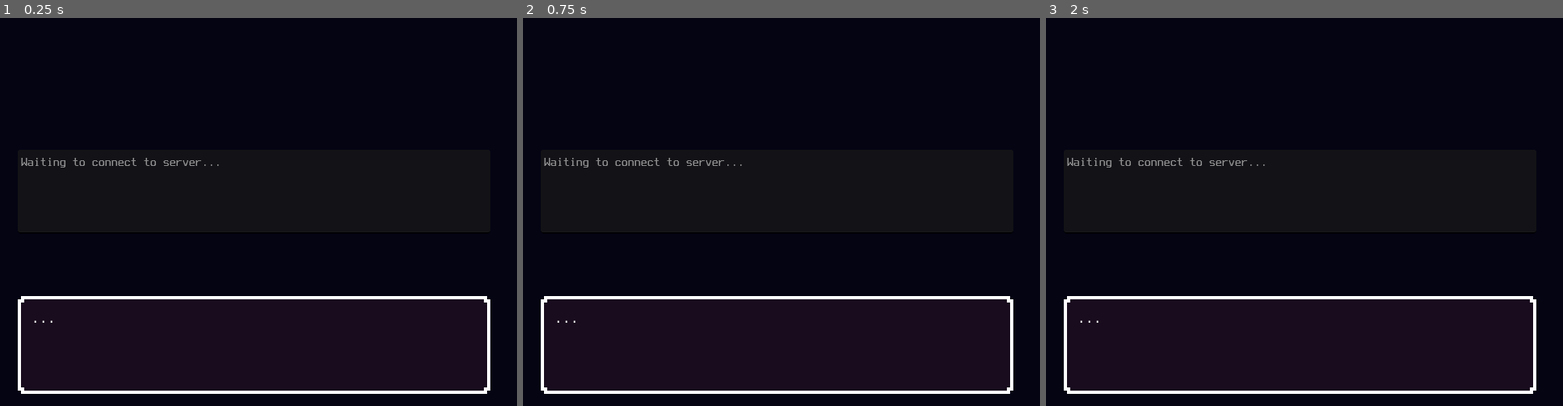
Above: before the commit, frames 1-3 (left to right).
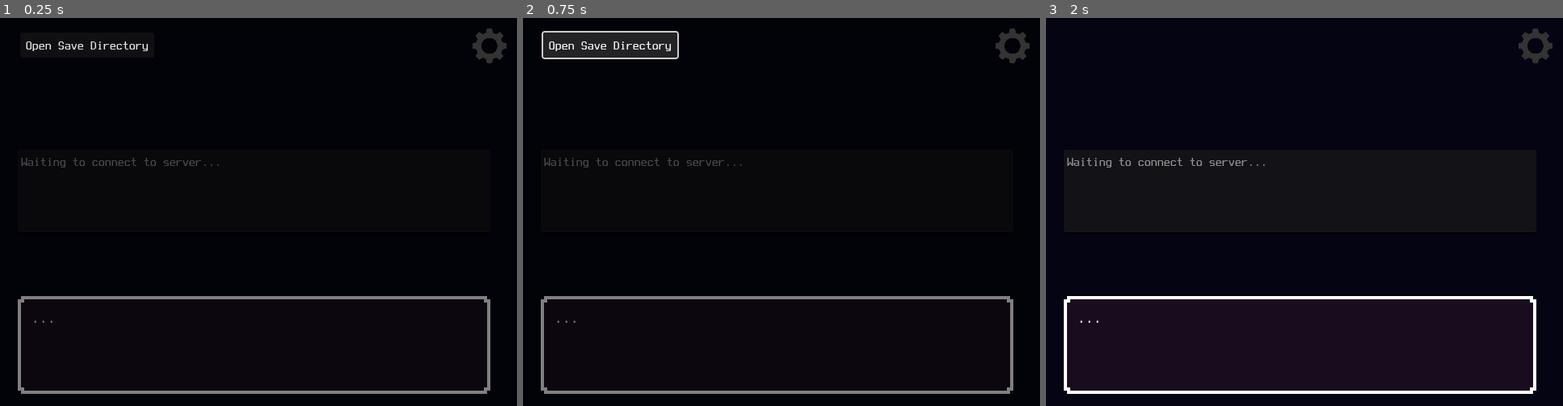
Above: after the commit, the same moments.

Repository: tchorne/NikoChat
Game: Godot game, scene res://main.tscn
Same seed, same stepped clock (60 frames per second), same inputs: the game is played once before the commit and once after it.
Inputs (mouse positions are in pixels of both pictures, inside the frame that each line leads up to):
- Up to frame 1 (0.25 s): no input
- Up to frame 2 (0.75 s): click (610, 45) at 0.5 s, where only the run after the commit has a clickable "Open Save Directory"
- Up to frame 3 (2 s): click (1537, 45) at 1.27 s

The runs differ from the first frame. In frame 1, 2.5% of the frame differs, in the area x 3-98%, y 2-97%; in frame 2, 4.3%; in frame 3, 0.3%.
Error after the commit: Attempt to call function 'list_dir_begin' in base 'null instance' on a null instance. (res://CharacterSprites.gd:53)

Commit message:
Add image loading

Diff:
--- a/NikoChat/CharacterAnimator.gd
+++ b/NikoChat/CharacterAnimator.gd
@@ -3,6 +3,7 @@
 @export var label: RichTextLabel
 @export var portrait: TextureRect
 @export var sound: AudioStreamPlayer
+@export var thinking: Label
 
 const TIME_BETWEEN_CHARS = 1.0/40
 const FAST_SPEED = 1.0/80
@@ -15,7 +16,17 @@
 var time_until_next_sound = SOUND_SPEED
 var speed = FAST_SPEED
 
-func update_text(text):
+var emotion: String = ""
+
+func update_text(text: String):
+	if text.begins_with("<"):
+		emotion = text.substr(1, text.find(">"))
+		print("Emotion Detected: " + emotion)
+		text.trim_prefix("<" + emotion + ">")
+	else:
+		emotion = "neutral"
+
+
 	animating = true
 	label.visible_characters = 0
 	label.text = text
@@ -27,9 +38,18 @@
 
 func update_portrait():
 	var old_texture = portrait.texture
-	if CharacterSprites.images.size() >= 2:
-		while portrait.texture == old_texture:
-			portrait.texture = CharacterSprites.images.pick_random()
+
+	var images = CharacterSprites.get_sprites_for_emotion(emotion)
+
+	print(images)
+
+	if images.size() >= 2:
+		#while portrait.texture == old_texture:
+		portrait.texture = images.pick_random()
+	elif images.size() == 1:
+		portrait.texture = images[0]
+
+
 
 func _process(delta):
 	if animating:
@@ -52,8 +72,9 @@
 	update_text(get_node("../TextEdit").text)
 
 
-func _on_text_edit_message_sent(message):
-	update_text(message)
+func _on_text_edit_message_sent(_message):
+	thinking.visible = true
 
 func _on_connection_manager_server_response(response):
+	thinking.visible = false
 	update_text(response)
--- a/NikoChat/CharacterSprites.gd
+++ b/NikoChat/CharacterSprites.gd
@@ -15,15 +15,64 @@
 	"_speak",
 	]
 
+const EMOTIONS = [
+	"fun",
+	"neutral",
+	"sadness",
+	"worry",
+	"surprise",
+	"love",
+	"relief",
+	"boredom",
+	"anger",
+]
+
+const EXPRESSION_REDIRECTS = {
+	"happiness": "fun",
+	"enthusiasm": "fun",
+	"hate": "anger",
+	"empty": "sadness",
+
+}
+
 var images: Array[Texture] = []
+var emotion_to_image_array: Dictionary = {}
 var dict = {}
 
 func _ready():
+
 	#for e in expressions:
 	#	var image = load(path_prefix + e + path_suffix)
 	#	images.append(image)
 	#	dict[e.lstrip("_")] = image
+
 	refresh_sprites()
 
+func load_sprites_for_emotion(emotion: String):
+	var dir = DirAccess.open("user://images/".path_join(emotion))
+	dir.list_dir_begin()
+	emotion_to_image_array[emotion] = []
+
+	while true:
+		var file = dir.get_next()
+		if file == "":
+			break
+		elif not file.begins_with("."):
+			var path = OS.get_user_data_dir().path_join("images").path_join(emotion).path_join(file)
+			var image = Image.new()
+			image.load(path)
+			emotion_to_image_array[emotion].append(ImageTexture.create_from_image(image))
+	dir.list_dir_end()
+
+func get_sprites_for_emotion(emotion: String):
+	if emotion in EXPRESSION_REDIRECTS:
+		emotion = EXPRESSION_REDIRECTS[emotion]
+
+	if not emotion_to_image_array[emotion].is_empty():
+		return emotion_to_image_array[emotion]
+	else:
+		return emotion_to_image_array["neutral"]
+
 func refresh_sprites():
-	var _data = SaveManager.get_save()
+	for e in EMOTIONS:
+		load_sprites_for_emotion(e)
--- a/NikoChat/SaveManager.gd
+++ b/NikoChat/SaveManager.gd
@@ -29,6 +29,9 @@
 	},
 }
 
+func _ready():
+	make_directories()
+
 func get_save() -> Dictionary:
 	if !FileAccess.file_exists(FILENAME):
 		var f = FileAccess.open(FILENAME, FileAccess.WRITE)
@@ -44,6 +47,23 @@
 		if not parse_result:
 			print_debug("JSON error in savedata")
 		return json.get_data()
+
+func make_directories():
+	var dir = DirAccess.open("user://")
+	dir.make_dir("images")
+	dir.make_dir("images/fun")
+	dir.make_dir("images/neutral")
+	dir.make_dir("images/sadness")
+	dir.make_dir("images/worry")
+	dir.make_dir("images/surprise")
+	dir.make_dir("images/love")
+	dir.make_dir("images/relief")
+	#dir.make_dir("images/happiness") fun
+	# dir.make_dir("images/empty") sadness
+	dir.make_dir("images/boredom")
+	# dir.make_dir("images/enthusiasm") fun
+	dir.make_dir("images/anger")
+	# dir.make_dir("images/hate") anger
 
 func save(data: Dictionary):
 
--- /dev/null
+++ b/NikoChat/Settings.gd
@@ -0,0 +1,9 @@
+extends Control
+
+
+func _on_texture_button_pressed():
+	visible = not visible
+
+
+func _on_savedir_pressed():
+	OS.shell_show_in_file_manager(OS.get_user_data_dir())
--- a/NikoChat/main.tscn
+++ b/NikoChat/main.tscn
@@ -6,6 +6,8 @@
 [ext_resource type="AudioStream" uid="uid://ckit2krbgy5l5" path="res://assets/talk.wav" id="3_4t47r"]
 [ext_resource type="Script" path="res://TextEdit.gd" id="4_21vyc"]
 [ext_resource type="FontFile" uid="uid://r80xo1dwaoqa" path="res://assets/TerminusTTF-Bold-4.49.3.ttf" id="4_j4ynn"]
+[ext_resource type="Script" path="res://Settings.gd" id="6_2ejds"]
+[ext_resource type="Texture2D" uid="uid://dib1hoj087xxy" path="res://assets/gear.png" id="7_xbu0n"]
 
 [node name="Main" type="Node"]
 
@@ -26,7 +28,7 @@
 grow_vertical = 2
 color = Color(0.0156863, 0.0156863, 0.0745098, 1)
 
-[node name="Character" type="Control" parent="Chat" node_paths=PackedStringArray("label", "portrait", "sound")]
+[node name="Character" type="Control" parent="Chat" node_paths=PackedStringArray("label", "portrait", "sound", "thinking")]
 layout_mode = 1
 anchors_preset = 15
 anchor_right = 1.0
@@ -37,6 +39,7 @@
 label = NodePath("TextBox/RichTextLabel")
 portrait = NodePath("TextBox/Portrait")
 sound = NodePath("AudioStreamPlayer")
+thinking = NodePath("TextBox/Thinking")
 
 [node name="TextBox" parent="Chat/Character" instance=ExtResource("2_ddnru")]
 layout_mode = 1
@@ -50,6 +53,9 @@
 offset_bottom = -15.0
 grow_horizontal = 2
 grow_vertical = 0
+
+[node name="Thinking" parent="Chat/Character/TextBox" index="4"]
+visible = false
 
 [node name="AudioStreamPlayer" type="AudioStreamPlayer" parent="Chat/Character"]
 stream = ExtResource("3_4t47r")
@@ -83,10 +89,51 @@
 wrap_mode = 1
 script = ExtResource("4_21vyc")
 
+[node name="Settings" type="Control" parent="."]
+layout_mode = 3
+anchors_preset = 15
+anchor_right = 1.0
+anchor_bottom = 1.0
+grow_horizontal = 2
+grow_vertical = 2
+script = ExtResource("6_2ejds")
+
+[node name="ColorRect" type="ColorRect" parent="Settings"]
+layout_mode = 1
+anchors_preset = 15
+anchor_right = 1.0
+anchor_bottom = 1.0
+grow_horizontal = 2
+grow_vertical = 2
+color = Color(0, 0, 0, 0.501961)
+
+[node name="savedir" type="Button" parent="Settings"]
+layout_mode = 0
+offset_left = 25.0
+offset_top = 18.0
+offset_right = 191.0
+offset_bottom = 49.0
+theme_override_fonts/font = ExtResource("4_j4ynn")
+text = "Open Save Directory"
+
+[node name="TextureButton" type="TextureButton" parent="."]
+anchors_preset = 1
+anchor_left = 1.0
+anchor_right = 1.0
+offset_left = -69.0
+offset_bottom = 69.0
+grow_horizontal = 0
+texture_normal = ExtResource("7_xbu0n")
+ignore_texture_size = true
+stretch_mode = 0
+
 [node name="ConnectionManager" type="Node" parent="."]
 script = ExtResource("1_onaeo")
 
+[connection signal="message_sent" from="Chat/MessageSending/TextEdit" to="Chat/Character" method="_on_text_edit_message_sent"]
 [connection signal="message_sent" from="Chat/MessageSending/TextEdit" to="ConnectionManager" method="_on_text_edit_message_sent"]
+[connection signal="pressed" from="Settings/savedir" to="Settings" method="_on_savedir_pressed"]
+[connection signal="pressed" from="TextureButton" to="Settings" method="_on_texture_button_pressed"]
 [connection signal="server_connected" from="ConnectionManager" to="Chat/MessageSending/TextEdit" method="_on_connection_manager_server_connected"]
 [connection signal="server_disconnected" from="ConnectionManager" to="Chat/MessageSending/TextEdit" method="_on_connection_manager_server_disconnected"]
 [connection signal="server_response" from="ConnectionManager" to="Chat/Character" method="_on_connection_manager_server_response"]
--- a/NikoChat/nodes/text_box.tscn
+++ b/NikoChat/nodes/text_box.tscn
@@ -1,8 +1,46 @@
-[gd_scene load_steps=4 format=3 uid="uid://crsmixdrmjxm4"]
+[gd_scene load_steps=7 format=3 uid="uid://crsmixdrmjxm4"]
 
 [ext_resource type="Texture2D" uid="uid://b36pghh5l6g2t" path="res://assets/back.png" id="1_fegmn"]
 [ext_resource type="Texture2D" uid="uid://cu8748lkolcnv" path="res://assets/border.png" id="2_p427g"]
 [ext_resource type="FontFile" uid="uid://r80xo1dwaoqa" path="res://assets/TerminusTTF-Bold-4.49.3.ttf" id="4_yhvek"]
+
+[sub_resource type="Animation" id="Animation_11r6x"]
+resource_name = "thinking"
+length = 1.6
+loop_mode = 1
+tracks/0/type = "value"
+tracks/0/imported = false
+tracks/0/enabled = true
+tracks/0/path = NodePath("Thinking:text")
+tracks/0/interp = 1
+tracks/0/loop_wrap = true
+tracks/0/keys = {
+"times": PackedFloat32Array(0, 0.4, 0.8, 1.2),
+"transitions": PackedFloat32Array(1, 1, 1, 1),
+"update": 1,
+"values": [" ", ".", "..", "..."]
+}
+
+[sub_resource type="Animation" id="Animation_lfom2"]
+length = 0.001
+tracks/0/type = "value"
+tracks/0/imported = false
+tracks/0/enabled = true
+tracks/0/path = NodePath("Thinking:text")
+tracks/0/interp = 1
+tracks/0/loop_wrap = true
+tracks/0/keys = {
+"times": PackedFloat32Array(0),
+"transitions": PackedFloat32Array(1),
+"update": 1,
+"values": ["..."]
+}
+
+[sub_resource type="AnimationLibrary" id="AnimationLibrary_l7jy0"]
+_data = {
+"RESET": SubResource("Animation_lfom2"),
+"thinking": SubResource("Animation_11r6x")
+}
 
 [node name="TextBox" type="Control"]
 layout_mode = 3
@@ -41,11 +79,18 @@
 metadata/_edit_lock_ = true
 
 [node name="Portrait" type="TextureRect" parent="."]
-layout_mode = 0
-offset_left = 496.0
-offset_top = 17.0
-offset_right = 592.0
-offset_bottom = 113.0
+layout_mode = 1
+anchors_preset = 6
+anchor_left = 1.0
+anchor_top = 0.5
+anchor_right = 1.0
+anchor_bottom = 0.5
+offset_left = -111.0
+offset_top = -48.5
+offset_right = -15.0
+offset_bottom = 47.5
+grow_horizontal = 0
+grow_vertical = 2
 
 [node name="RichTextLabel" type="RichTextLabel" parent="."]
 layout_mode = 0
@@ -59,3 +104,23 @@
 text = "..."
 scroll_following = true
 selection_enabled = true
+
+[node name="Thinking" type="Label" parent="."]
+layout_mode = 1
+anchors_preset = 1
+anchor_left = 1.0
+anchor_right = 1.0
+offset_left = -80.0
+offset_top = -46.0
+offset_right = -29.0
+offset_bottom = -11.0
+grow_horizontal = 0
+theme_override_fonts/font = ExtResource("4_yhvek")
+theme_override_font_sizes/font_size = 34
+text = "..."
+
+[node name="Animation" type="AnimationPlayer" parent="Thinking"]
+root_node = NodePath("../..")
+libraries = {
+"": SubResource("AnimationLibrary_l7jy0")
+}
Binary file added: NikoChat/assets/gear.png
Not shown, added: NikoChat/assets/gear.png.import
Not shown: 1 places in NikoChat/main.tscn that only renumber resources
Not shown, changed: python/server.py
